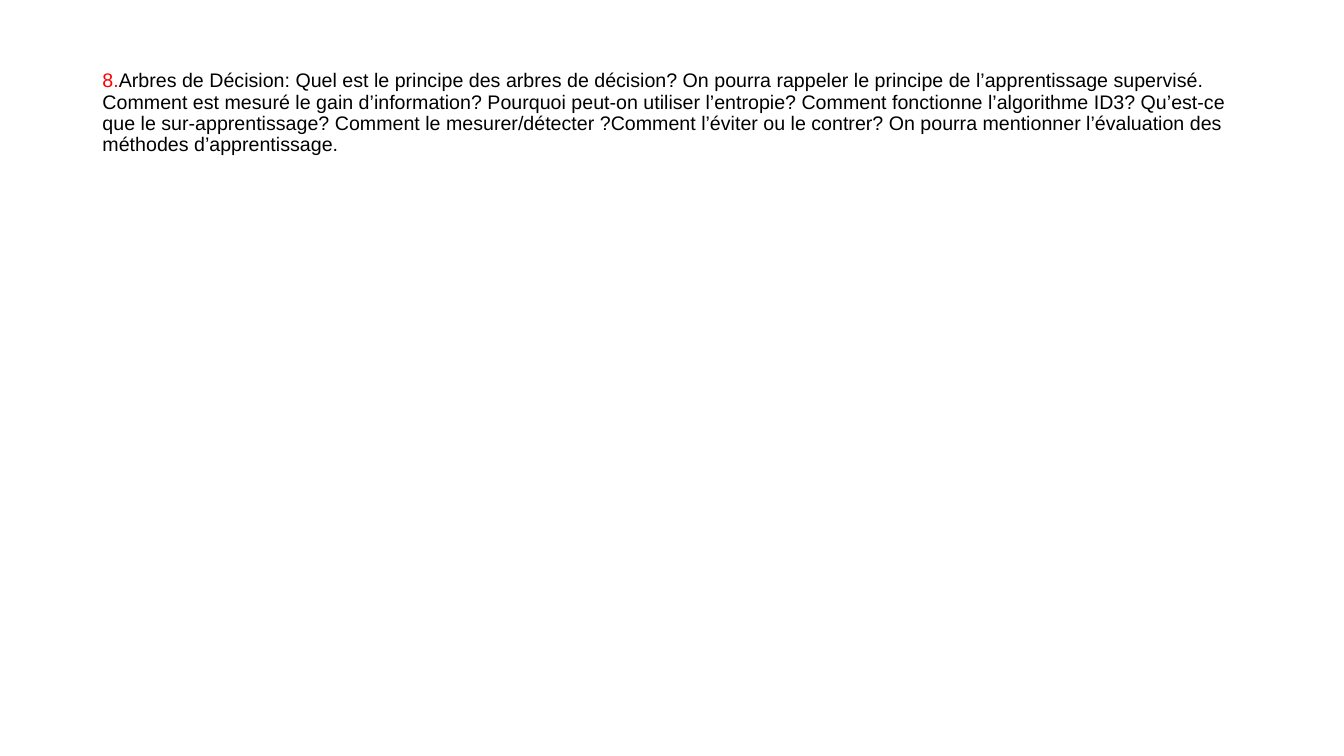
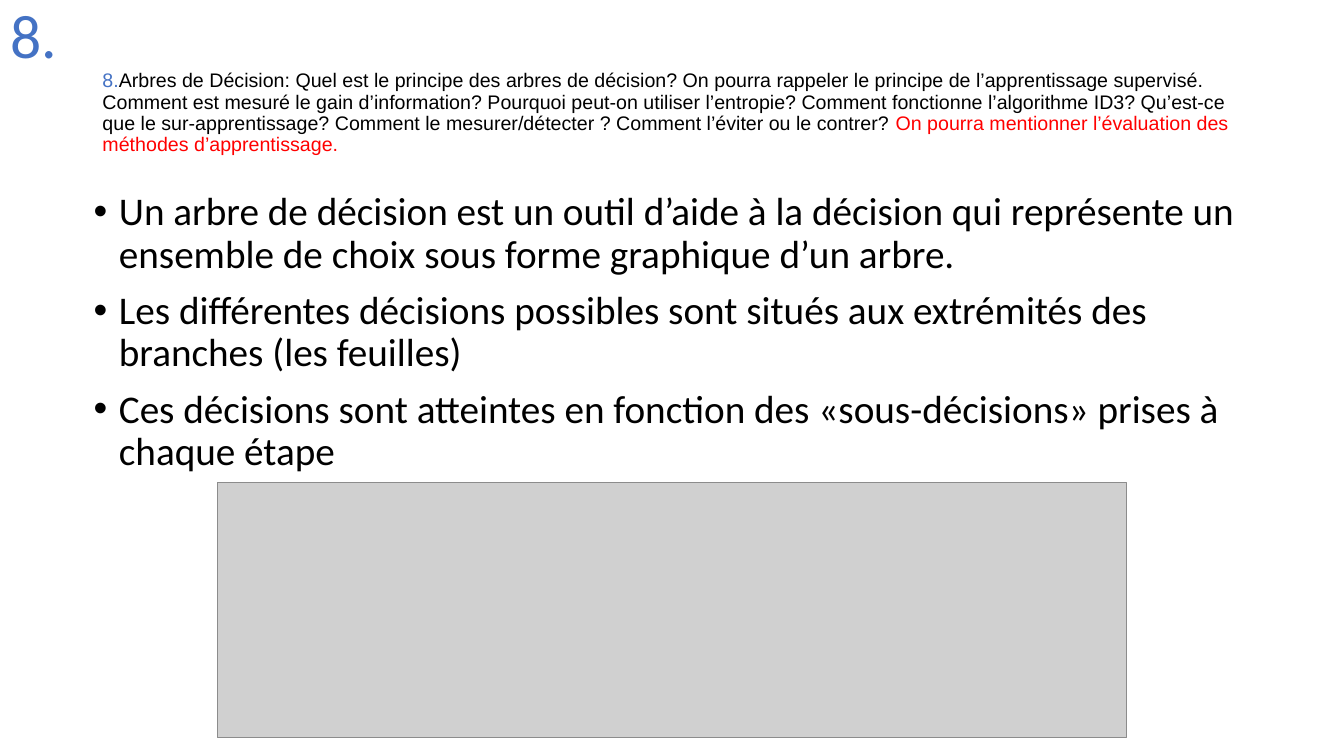
Before and after one commit to Joao-Quinta/Uni3eme, a slide deck: slide 31 of intelligenceArtificielle/Intelligence_artificielle_exam.pptx (slide 28 before the commit). Drawn at 1344x756 pixels with LibreOffice and Linux fonts; fonts in the diff are those of the drawing; grey boxes stand for pictures. Boxes give left, top, right and bottom in pixels: in the first picture for what was removed or moved away, otherwise in the second. Text is boxed around its words. In the diff, an @@ line names an element or a change of style, - is before the commit and + after.

```diff
--- a/intelligenceArtificielle/Intelligence_artificielle_exam.pptx
+++ b/intelligenceArtificielle/Intelligence_artificielle_exam.pptx
@@ text added at [10,16,57,59], 44 pt, text #4472C4 @@
+8.
@@ title at [102,72,1229,155]: spaces changed @@
-8.Arbres de Décision: Quel est le principe des arbres de décision? On pourra rappeler le principe de l’apprentissage supervisé. Comment est mesuré le gain d’information? Pourquoi peut-on utiliser l’entropie? Comment fonctionne l’algorithme ID3? Qu’est-ce que le sur-apprentissage? Comment le mesurer/détecter ?Comment l’éviter ou le contrer? On pourra mentionner l’évaluation des méthodes d’apprentissage.
+8.Arbres de Décision: Quel est le principe des arbres de décision? On pourra rappeler le principe de l’apprentissage supervisé. Comment est mesuré le gain d’information? Pourquoi peut-on utiliser l’entropie? Comment fonctionne l’algorithme ID3? Qu’est-ce que le sur-apprentissage? Comment le mesurer/détecter ? Comment l’éviter ou le contrer? On pourra mentionner l’évaluation des méthodes d’apprentissage.
@@ text added at [119,197,1234,472], 28 pt, text #000000 @@
+• Un arbre de décision est un outil d’aide à la décision qui représente un ensemble de choix sous forme graphique d’un arbre.
+• Les différentes décisions possibles sont situés aux extrémités des branches (les feuilles)
+• Ces décisions sont atteintes en fonction des «sous-décisions» prises à chaque étape
@@ picture added at [217,483,1127,738] @@
```
Also in this commit, not shown: 4 other slides changed, 9 slides added.
